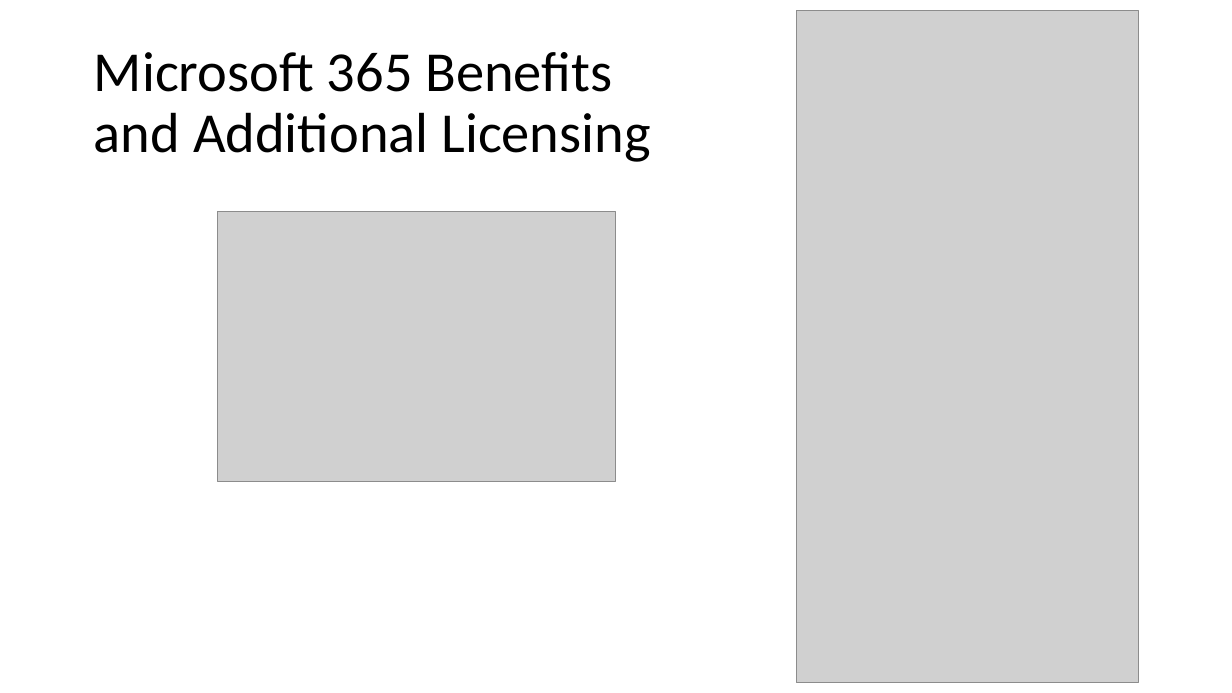
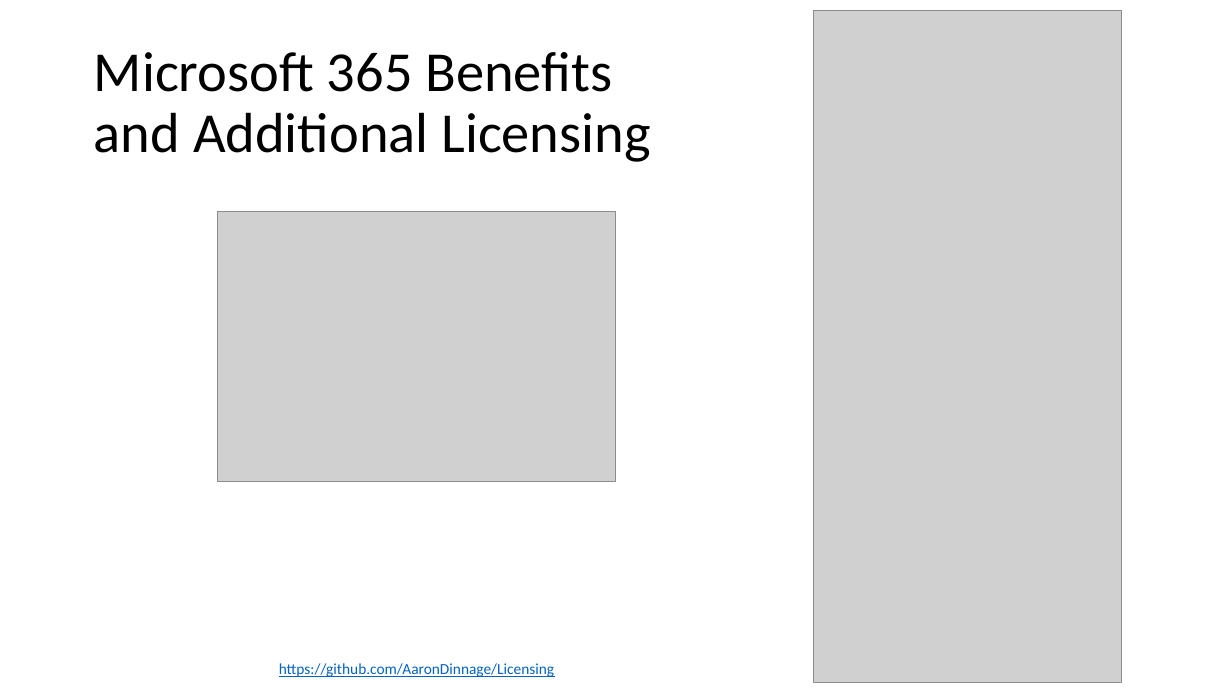
Before and after one commit to ksagala/Licensing, a slide deck: slide 4 of Microsoft 365 Enterprise License Map.pptx. Drawn at 1232x693 pixels with LibreOffice and Linux fonts; fonts in the diff are those of the drawing; grey boxes stand for pictures. Boxes give left, top, right and bottom in pixels: in the first picture for what was removed or moved away, otherwise in the second. Text is boxed around its words. In the diff, an @@ line names an element or a change of style, - is before the commit and + after.

Commit message:
2019 July (#1)
* Delete Microsoft 365 Enterprise on a Page - Grey.vsdx

Merging back into the main file.

* Delete Microsoft 365 Enterprise on a Page - Landscape.vsdx

Merging into Microsoft 365 Enterprise on a Page.vsdx

* Delete Microsoft 365 Enterprise on a Page - Venn.vsdx

Merging into Microsoft 365 Enterprise on a Page.vsdx

* Delete Microsoft 365 Enterprise on a Page - with F1.vsdx

Merging into Microsoft 365 Enterprise on a Page.vsdx

* Delete Microsoft 365 Enterprise on a Page - with F1.png

Merging into Microsoft 365 Enterprise on a Page.vsdx

* Add files via upload

July update for Microsoft 365 Enterprise on a Page.vsdx

* Update README.md

* July 2019 Update

* July 2019 Update

```diff
--- a/Microsoft 365 Enterprise License Map.pptx
+++ b/Microsoft 365 Enterprise License Map.pptx
@@ picture: place and size @@
-picture at (797, 10, 1139, 683)
+picture at (813, 10, 1121, 683)
@@ text added at (279, 663, 554, 677), 12 pt, text #0563C1, underline @@
+https://github.com/AaronDinnage/Licensing
```
Also in this commit, not shown: 2 other slides changed, 22 other files.
